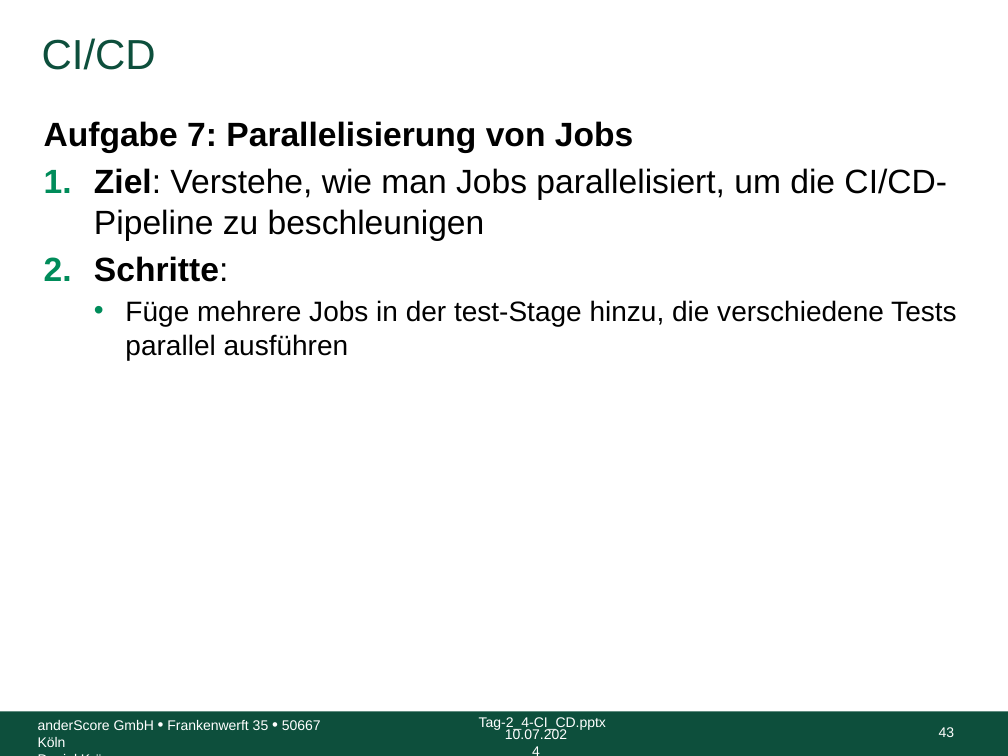
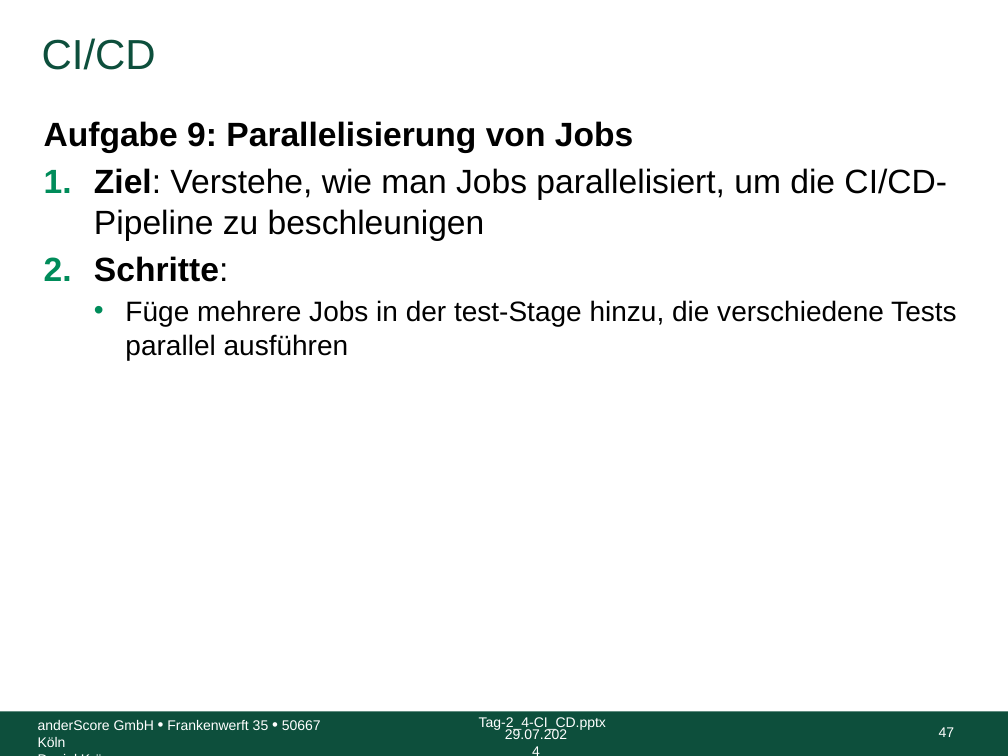
Before and after one commit to anderscore-gmbh/gitlab, a slide deck: slide 47 of slides/Tag-2_4-CI_CD.pptx (slide 43 before the commit). Drawn at 1008x756 pixels with LibreOffice and Linux fonts; fonts in the diff are those of the drawing; background and template pictures are left out. Boxes give left, top, right and bottom in pixels: in the first picture for what was removed or moved away, otherwise in the second. Text is boxed around its words. In the diff, an @@ line names an element or a change of style, - is before the commit and + after.

Commit message:
Reduzierung Text tag 2 Aufgaben zu CI-CD

```diff
--- a/slides/Tag-2_4-CI_CD.pptx
+++ b/slides/Tag-2_4-CI_CD.pptx
@@ text at (44, 121, 633, 153): text changed @@
-Aufgabe 7: Parallelisierung von Jobs
+Aufgabe 9: Parallelisierung von Jobs
@@ text at (505, 729, 567, 739): text changed @@
-10.07.2024
+29.07.2024
@@ page number at (939, 727, 955, 737): text changed @@
-43
+47
```
Also in this commit, not shown: 42 other slides changed, 4 slides added, 6 other files.
